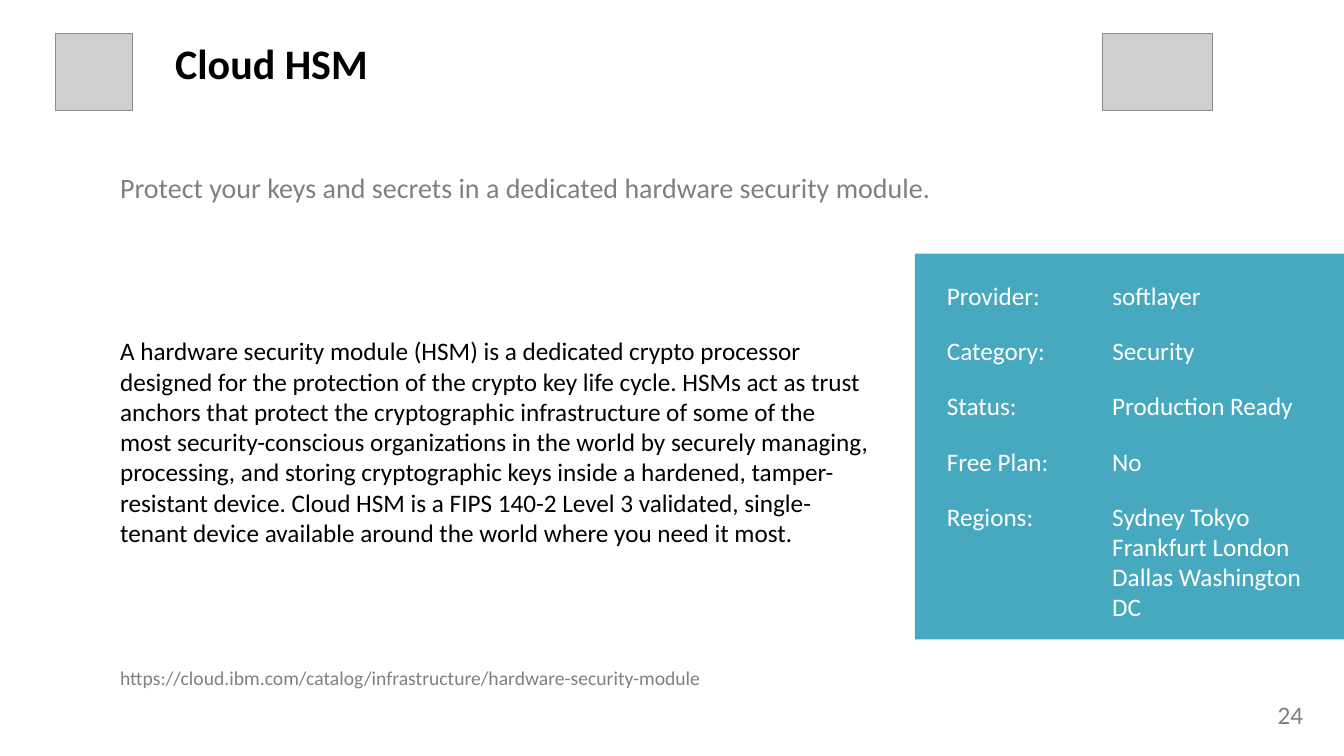
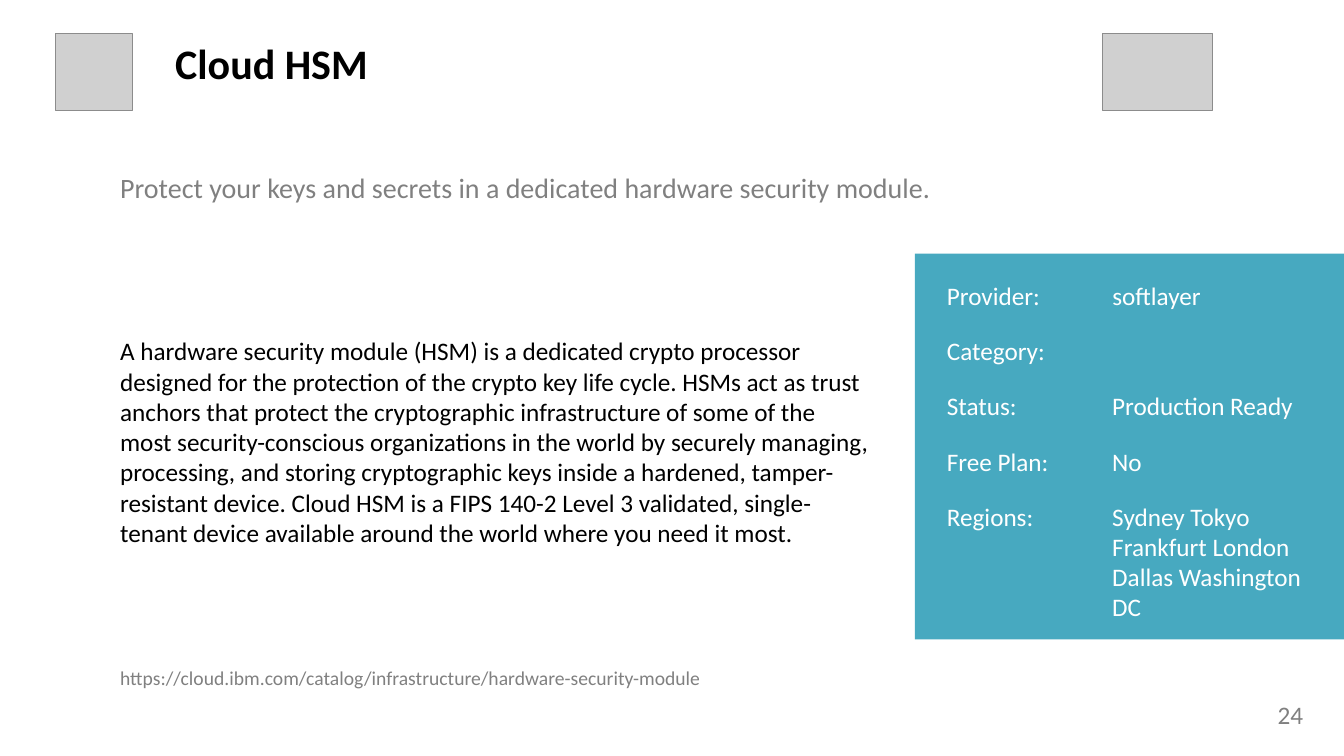
Before and after one commit to l2fprod/mycatalog, a slide deck: slide 24 of docs/generated/mycatalog.pptx. Drawn at 1344x756 pixels with LibreOffice and Linux fonts; fonts in the diff are those of the drawing; grey boxes stand for pictures. Boxes give left, top, right and bottom in pixels: in the first picture for what was removed or moved away, otherwise in the second. Text is boxed around its words. In the diff, an @@ line names an element or a change of style, - is before the commit and + after.

```diff
--- a/docs/generated/mycatalog.pptx
+++ b/docs/generated/mycatalog.pptx
@@ text removed at [1112,342,1194,364] @@
-Security
```
Also in this commit, not shown: 5 other slides changed, 7 other files.
